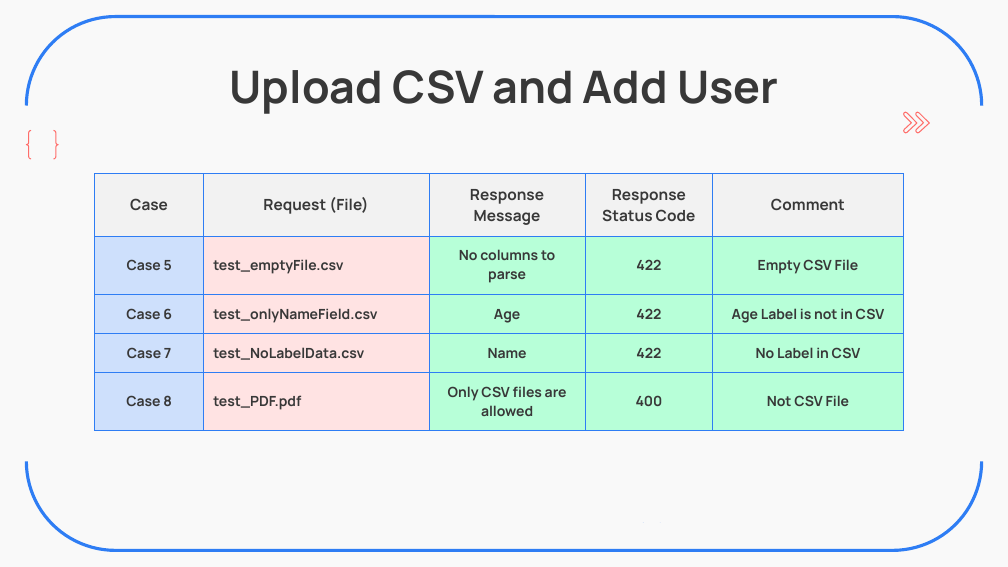
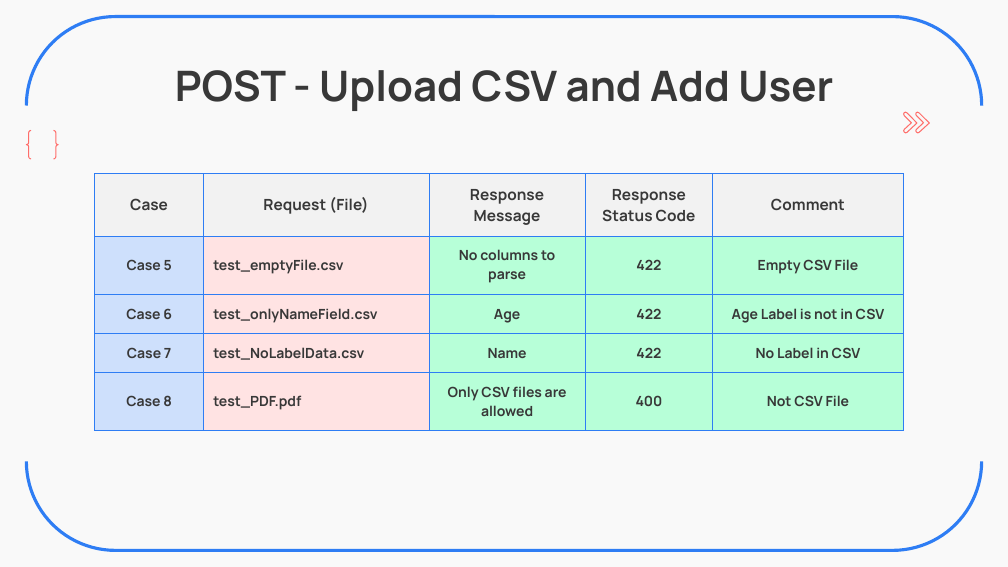
Before and after one commit to ZavierHuang/RESTFUL-API-DESIGN, a slide deck: slide 13 of 黃昱叡_SW2_Backend_Practice.pptx. Drawn at 1008x567 pixels with LibreOffice and Linux fonts; fonts in the diff are those of the drawing. Boxes give left, top, right and bottom in pixels: in the first picture for what was removed or moved away, otherwise in the second. Text is boxed around its words. In the diff, an @@ line names an element or a change of style, - is before the commit and + after.

```diff
--- a/黃昱叡_SW2_Backend_Practice.pptx
+++ b/黃昱叡_SW2_Backend_Practice.pptx
@@ title at (175, 70, 833, 111): text changed; size 32 to 30 pt @@
-Upload CSV and Add User
+POST - Upload CSV and Add User
```
Also in this commit, not shown: 14 other slides changed, 3 other files.
